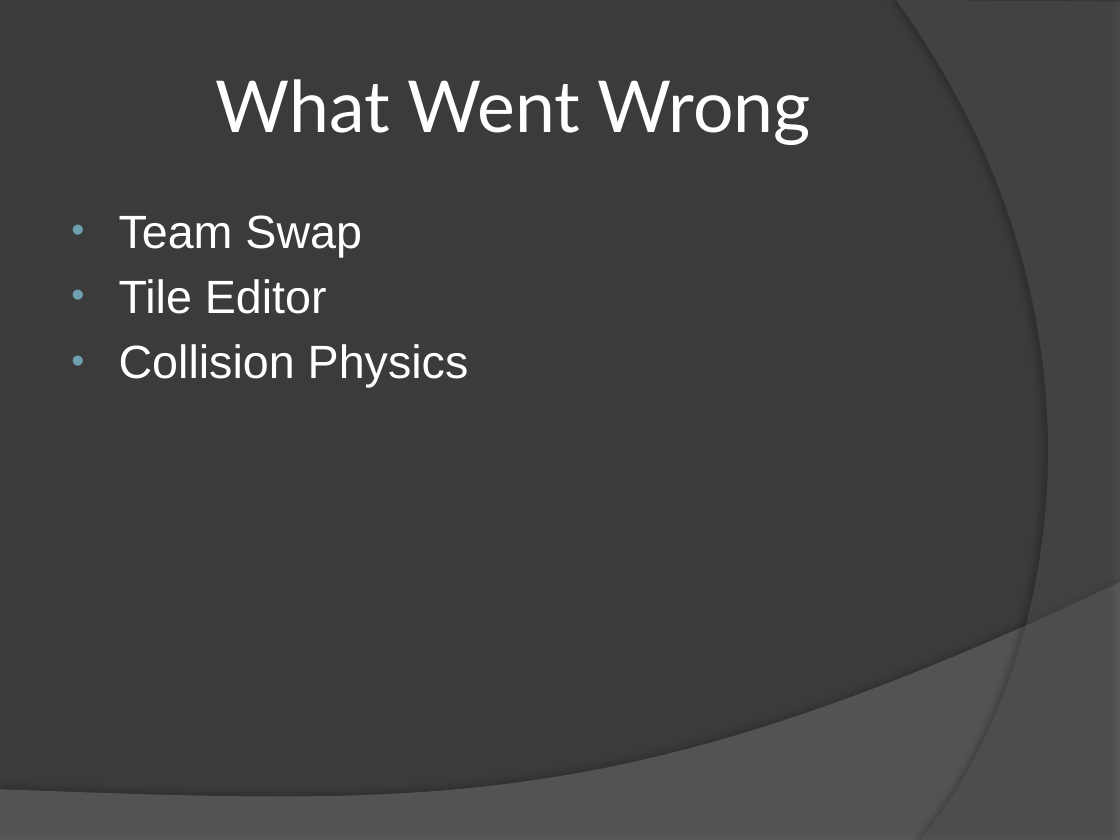
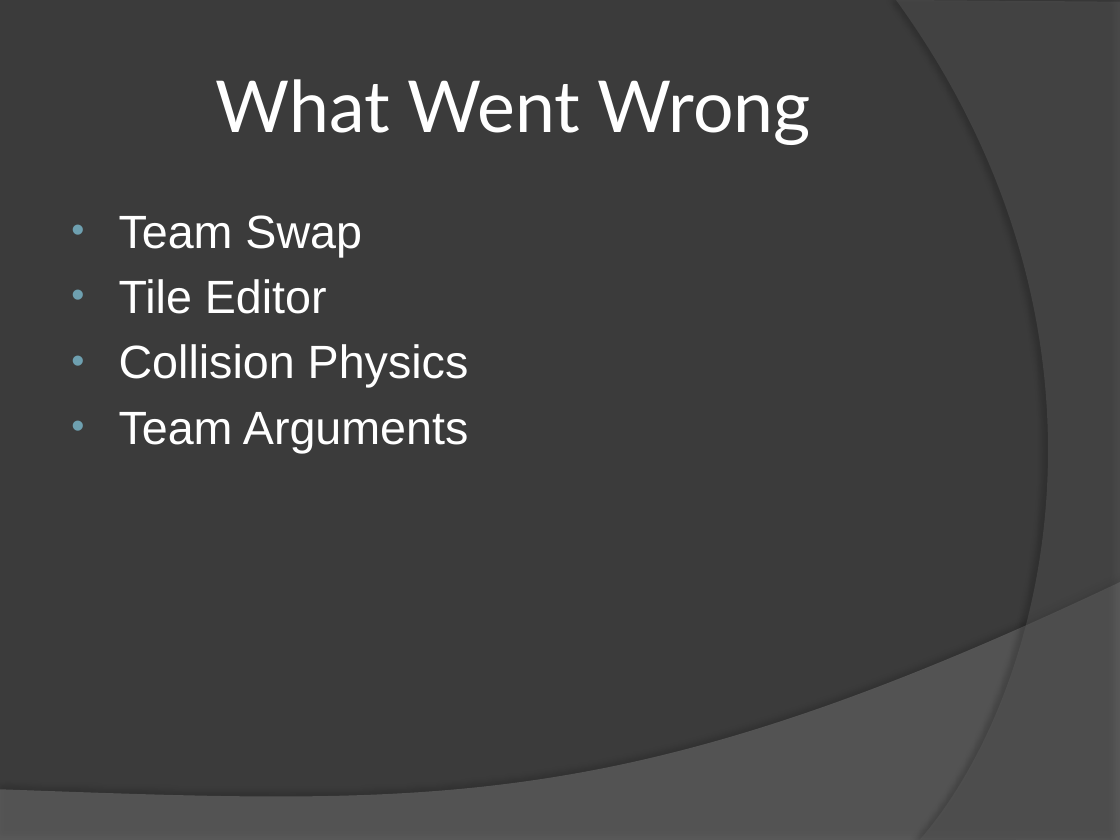
Before and after one commit to FiveFourFive/battle-cars, a slide deck: slide 7 of Trunk/Battle Cars.pptx. Drawn at 1120x840 pixels with LibreOffice and Linux fonts; fonts in the diff are those of the drawing. Boxes give left, top, right and bottom in pixels: in the first picture for what was removed or moved away, otherwise in the second. Text is boxed around its words. In the diff, an @@ line names an element or a change of style, - is before the commit and + after.

```diff
--- a/Trunk/Battle Cars.pptx
+++ b/Trunk/Battle Cars.pptx
@@ text at bbox=[119, 412, 468, 453]: paragraph added @@
+• Team Arguments
```
Also in this commit, not shown: 5 other slides changed.
